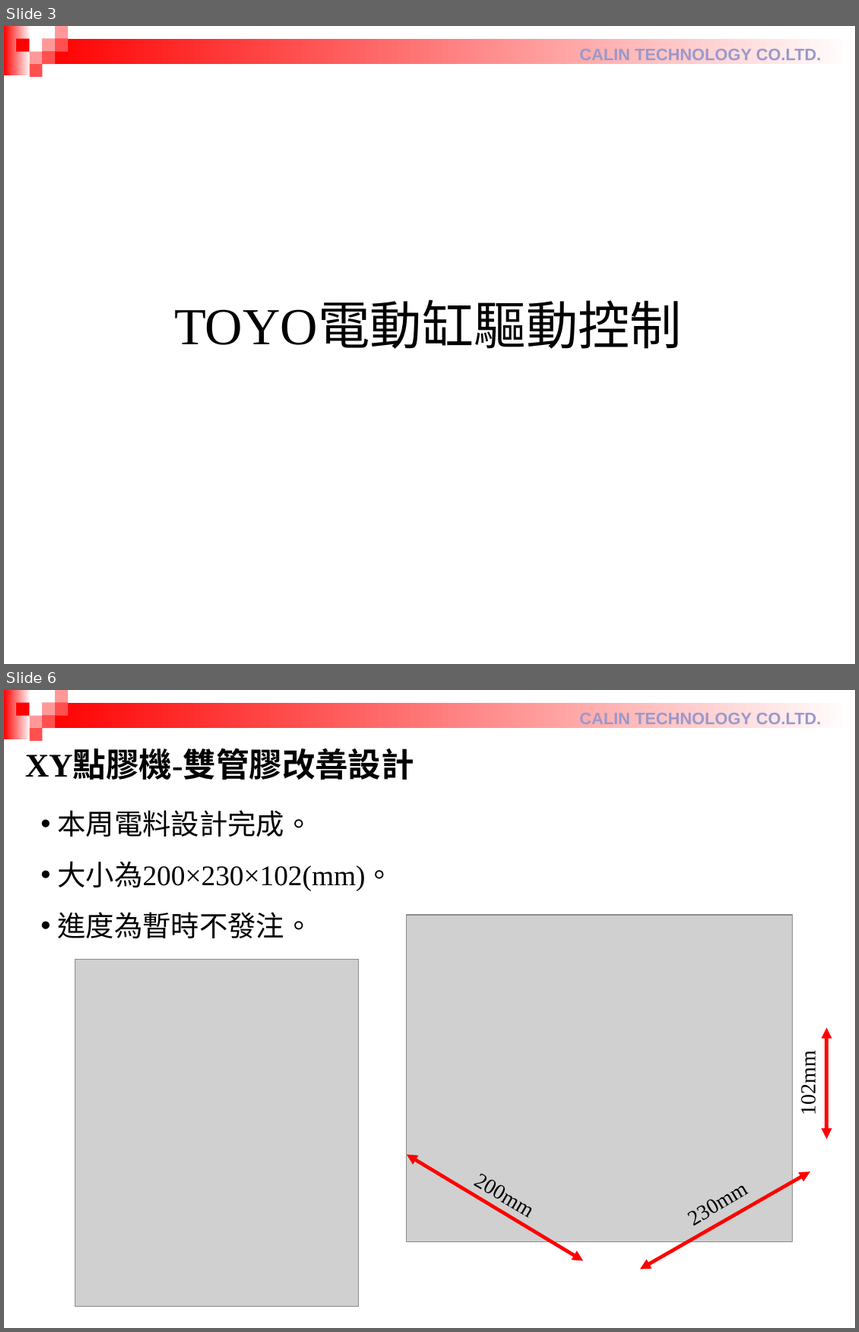
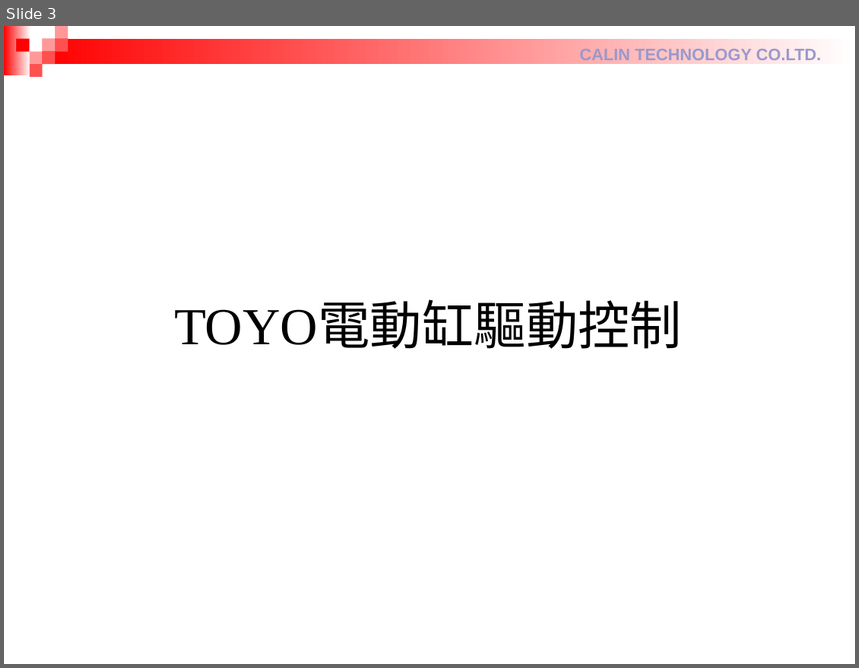
Before and after one commit to RaphWu/DataExchange, a slide deck: 設備部週報_吳仁中 20250827.pptx. Shown one above the other, each under a label of ours: slides 3 and 6 before the commit, slide 3 after it; the slides between them are not shown. The pictures are 859x1332 and 859x668 pixels, drawn with LibreOffice and Linux fonts; fonts in the diff are those of the drawing; grey boxes stand for pictures. Boxes give left, top, right and bottom in pixels: in the first picture for what was removed or moved away, otherwise in the second. Text is boxed around its words. In the diff, an @@ line names an element or a change of style, - is before the commit and + after.

```diff
--- a/設備部週報_吳仁中 20250827.pptx
+++ b/設備部週報_吳仁中 20250827.pptx
@@ slide 6 removed at [4, 690, 855, 1328], background #FFFFFF; not listed: 10 template elements that a slide beside it also shows @@
@@ text removed at [25, 751, 414, 780] @@
-XY點膠機-雙管膠改善設計
@@ text removed at [58, 810, 394, 939] @@
-• 本周電料設計完成。
-• 大小為200×230×102(mm)。
-• 進度為暫時不發注。
@@ picture removed at [75, 960, 358, 1307] @@
@@ group removed at [407, 915, 827, 1270]: 3 texts, 3 double arrows, 1 picture @@
-200mm
-230mm
-102mm
```
Also in this commit, not shown: 11 slides added, 2 other slides removed.
